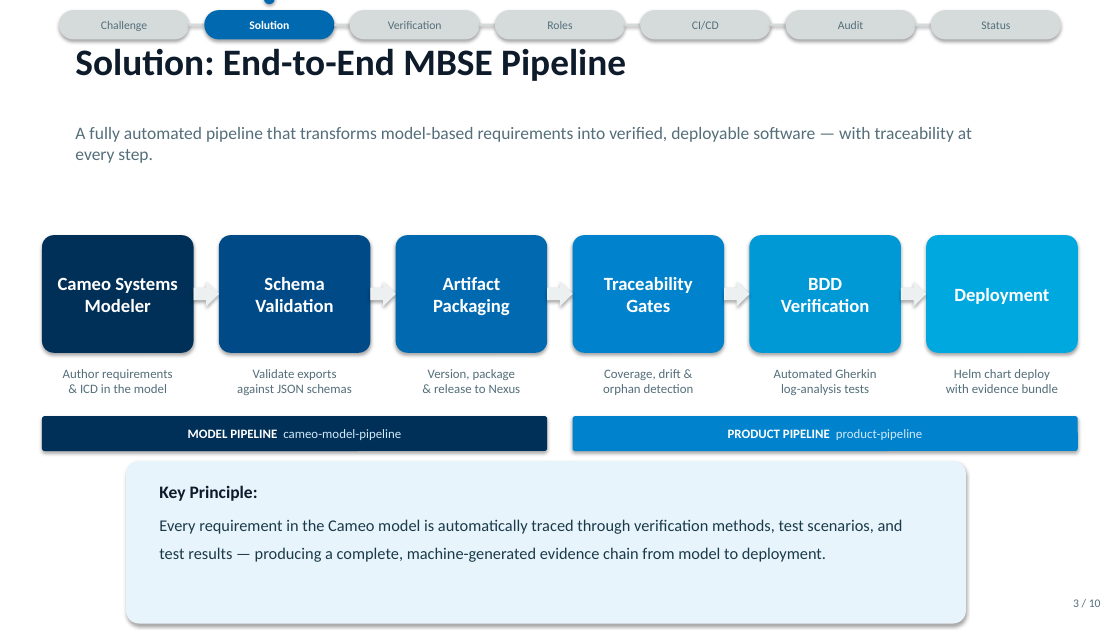
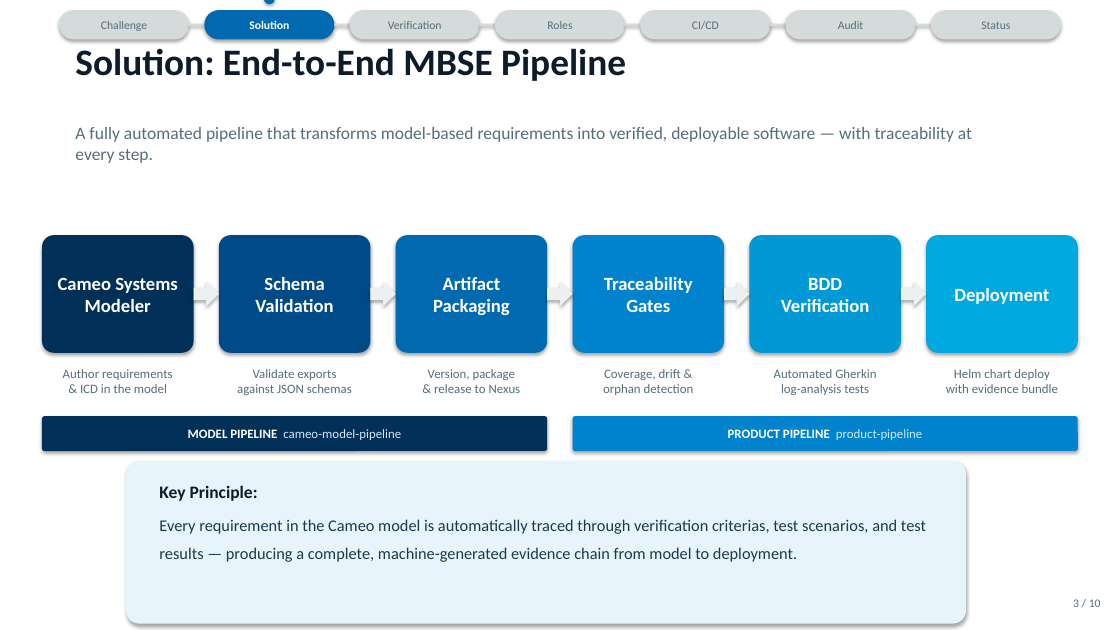
Before and after one commit to blake-perkins/product-pipeline, a slide deck: slide 3 of docs/presentations/MBSE_Pipeline_Executive_Brief.pptx. Drawn at 1120x630 pixels with LibreOffice and Linux fonts; fonts in the diff are those of the drawing. Boxes give left, top, right and bottom in pixels: in the first picture for what was removed or moved away, otherwise in the second. Text is boxed around its words. In the diff, an @@ line names an element or a change of style, - is before the commit and + after.

```diff
--- a/docs/presentations/MBSE_Pipeline_Executive_Brief.pptx
+++ b/docs/presentations/MBSE_Pipeline_Executive_Brief.pptx
@@ text at (x1=159, y1=519, x2=926, y2=562): text changed @@
-Every requirement in the Cameo model is automatically traced through verification methods, test scenarios, and test results — producing a complete, machine-generated evidence chain from model to deployment.
+Every requirement in the Cameo model is automatically traced through verification criterias, test scenarios, and test results — producing a complete, machine-generated evidence chain from model to deployment.
```
Also in this commit, not shown: 5 other slides changed, 1 other file.
